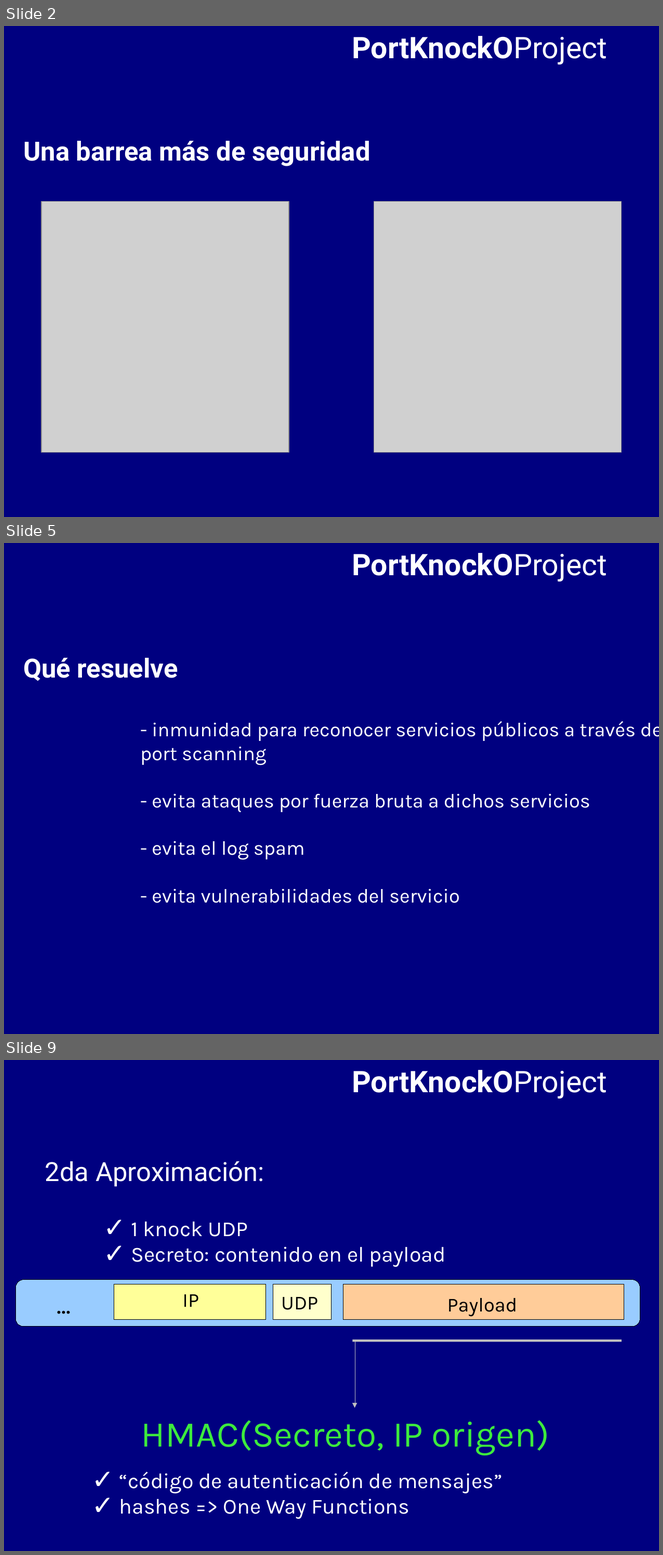
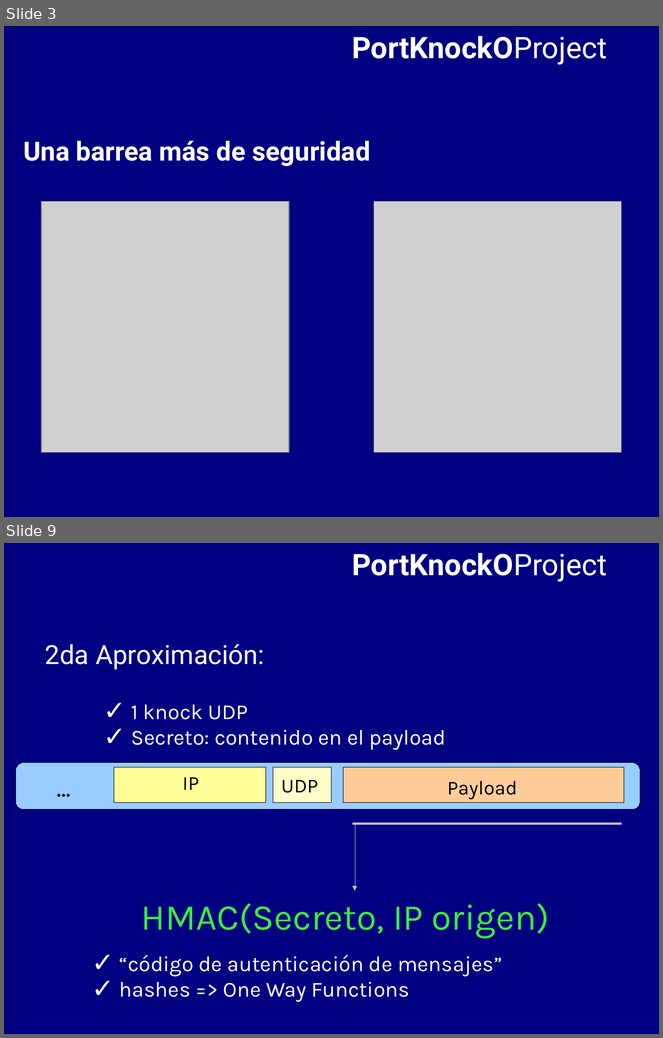
Before and after one commit to BackupTheBerlios/portknocko-svn, a slide deck: trunk/jornadas/jornadas.odp. Shown one above the other, each under a label of ours: slides 2, 5 and 9 before the commit, slides 3 and 9 after it; the slides between them are not shown. The pictures are 663x1555 and 663x1038 pixels, drawn with LibreOffice and Linux fonts; fonts in the diff are those of the drawing; grey boxes stand for pictures. Boxes give left, top, right and bottom in pixels: in the first picture for what was removed or moved away, otherwise in the second. Text is boxed around its words. In the diff, an @@ line names an element or a change of style, - is before the commit and + after.

```diff
--- a/trunk/jornadas/jornadas.odp
+++ b/trunk/jornadas/jornadas.odp
@@ slide 5 removed at (4, 543, 659, 1034), background #000080 @@
@@ text removed at (352, 553, 607, 582) @@
-PortKnockOProject
@@ text removed at (23, 658, 178, 681) @@
-Qué resuelve
@@ text removed at (140, 721, 659, 903) @@
-- inmunidad para reconocer servicios públicos a través de
-port scanning
-- evita ataques por fuerza bruta a dichos servicios
-- evita el log spam
-- evita vulnerabilidades del servicio
@@ what was slide 2 is now slide 3 @@
```
Also in this commit, not shown: 7 slides changed, 1 slide added.
